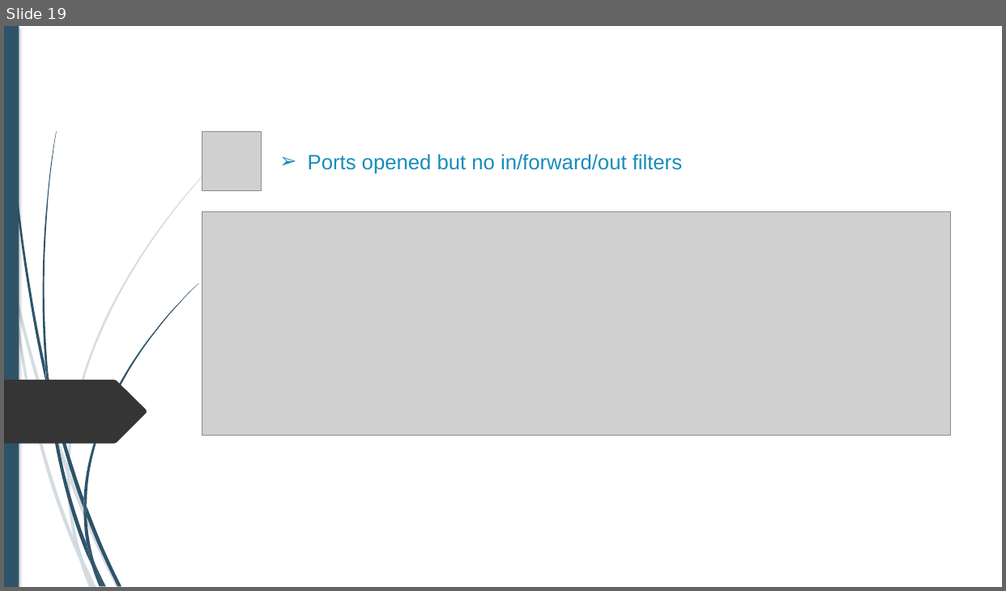
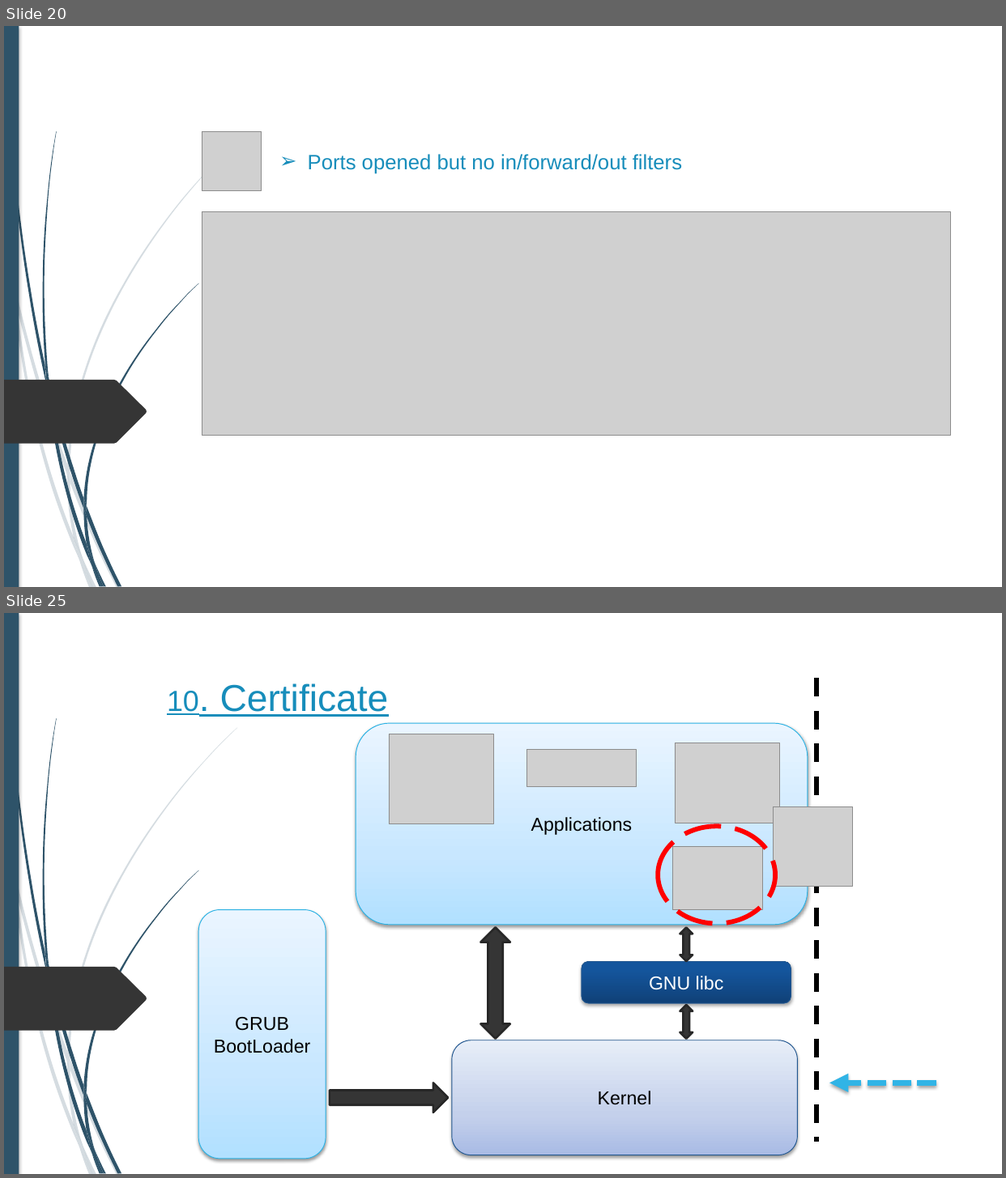
Before and after one commit to alexandreAubois/Secu_linux, a slide deck: Projet-Linux.pptx. Shown one above the other, each under a label of ours: slide 19 before the commit, slides 20 and 25 after it; the slides between them are not shown. The pictures are 1006x591 and 1006x1178 pixels, drawn with LibreOffice and Linux fonts; fonts in the diff are those of the drawing; grey boxes stand for pictures; background and template pictures are left out. Boxes give left, top, right and bottom in pixels: in the first picture for what was removed or moved away, otherwise in the second. Text is boxed around its words. In the diff, an @@ line names an element or a change of style, - is before the commit and + after.

```diff
--- a/Projet-Linux.pptx
+++ b/Projet-Linux.pptx
@@ slide 25 added at <box>4,613,1002,1174</box>, background #FFFFFF; not listed: 24 template elements that a slide beside it also shows @@
@@ text added at <box>167,683,389,717</box>, 36 pt, text #178DBB, underline @@
+10. Certificate
@@ line added from (817, 678) to (817, 1142), #000000 4.5 pt dashed @@
@@ group added at <box>198,723,808,1160</box>: 4 rounded rectangles, 3 pictures, 3 up down arrows, 1 right arrow @@
+GRUB
+BootLoader
+Kernel
+GNU libc
+Applications
@@ picture added at <box>773,807,853,887</box> @@
@@ ellipse added at <box>658,826,776,924</box>, outline #FF0000 4.5 pt dashed @@
@@ picture added at <box>672,846,762,910</box> @@
@@ arrow added from (936, 1083) to (829, 1083), #31B4E6 6 pt dashed @@
@@ what was slide 19 is now slide 20 @@
```
Also in this commit, not shown: 5 slides changed, 9 other slides added.
